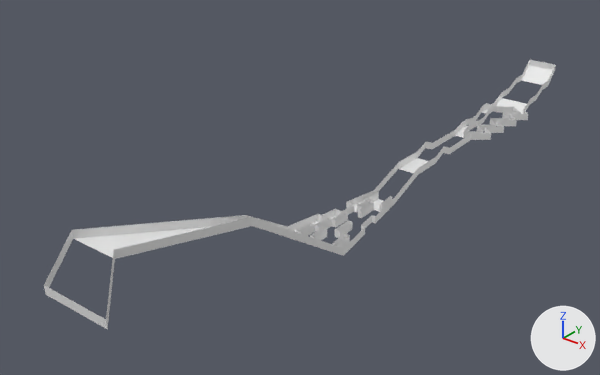
One commit to the Blender file GolfClient/Assets/Levels/level1_field.blend: the scene before it, then after it.
Rendered twice from a 50 mm camera at (12.4, -9.2, 9.7) aimed at (-2.0, 8.8, -1.5). Lighting does not change. The marker at lower right points along +X, +Y and +Z.

The first picture shows 'Asphalt', 'Wall'.
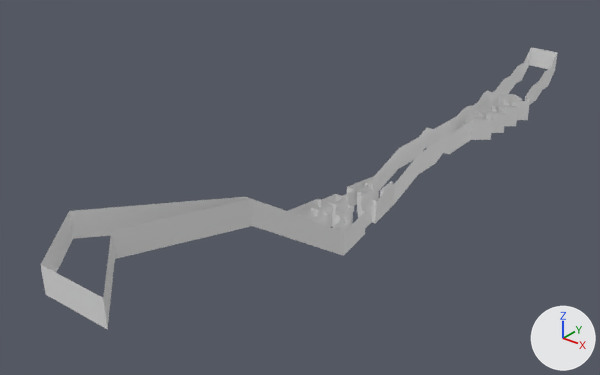
Commit message: update level1 wall size

Pixel boxes (x1, y1, x2, y2) of what changed, in the pictures (600 x 375 px; the box of a moved part takes in the faces that stretch with it):
```json
{"object": "Wall", "change": "reshaped", "before": [44, 60, 556, 329], "after": [41, 47, 557, 329]}
{"object": "Asphalt", "change": "hidden", "before": [75, 65, 553, 258]}
{"part": 1, "of": "me_plane", "change": "moved or reshaped", "before": [246, 60, 556, 256], "after": [245, 47, 557, 256]}
{"part": 2, "of": "me_plane", "change": "moved or reshaped", "before": [44, 215, 252, 329], "after": [41, 197, 252, 329]}
```

The change, as JSON lines over the scene's bpy script:
```json
{"block": "me_plane", "where": "# used by ob_wall; location = (0.0, 0.0, 0.0)"}
{"op": "remove", "block": "me_plane", "code": "me_plane.from_pydata(...)  # 276 vertices, 132 faces, 14 loose edges; spans x -2.5..1.0, y -1.0..21.8, z -2.0..0.2"}
{"op": "add", "block": "me_plane", "code": "me_plane.from_pydata(...)  # 276 vertices, 132 faces, 14 loose edges; spans x -2.5..1.0, y -1.0..21.8, z -2.0..0.7"}
{"block": "me_plane", "change": "me_plane part 1: 117 of the vertices in x -1.0..1.0, y 4.0..21.7, z -1.8..0.2 are moved by (0.0, 0.0, 0.5)"}
{"block": "me_plane", "change": "me_plane part 2: 6 of the vertices in x -2.5..1.0, y -1.0..0.9, z 0.2 are moved by (0.0, 0.0, 0.5)"}
{"op": "add", "block": "ob_asphalt", "code": "ob_asphalt.hide_set(True)"}
```
